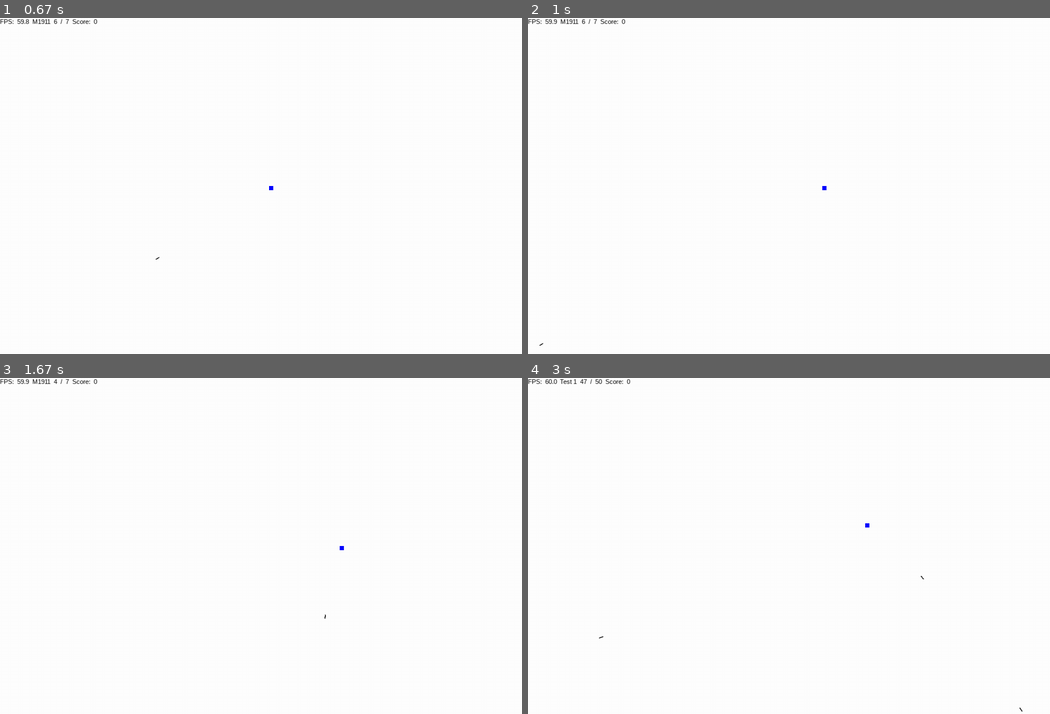
Above: before the commit, frames 1-4 (two rows, left to right).
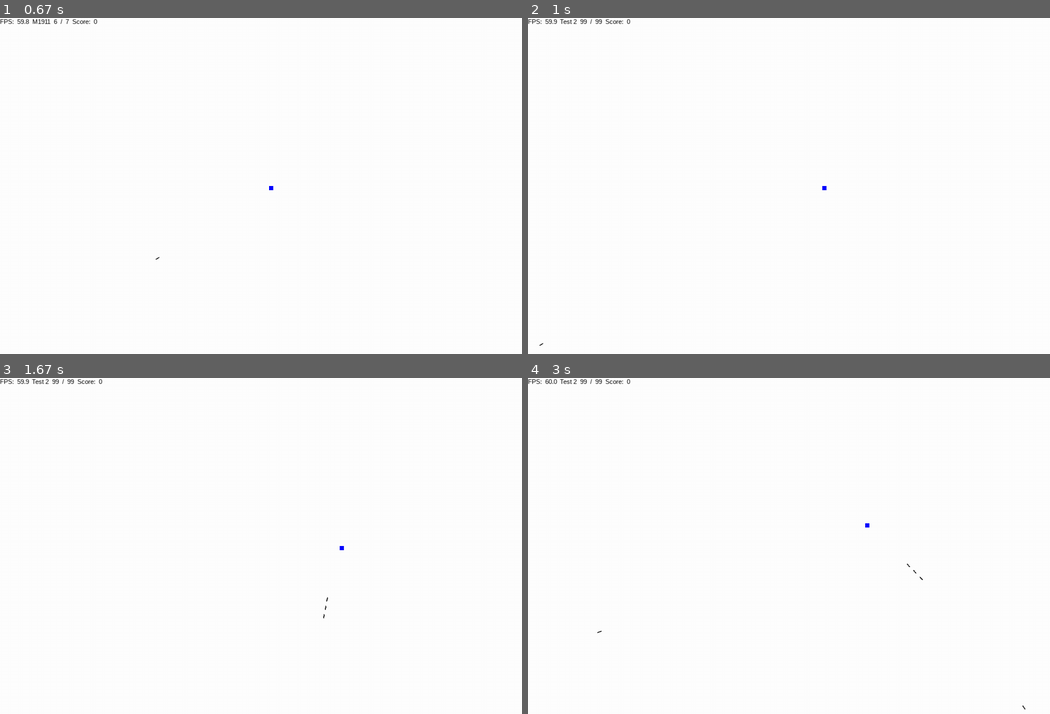
Above: after the commit, the same moments.

Repository: zwang20/Chaos
Game: pygame game, started from main.py
Same seed, same stepped clock (60 frames per second), same inputs: the game is played once before the commit and once after it.
Inputs (mouse positions are in pixels of both pictures, inside the frame that each line leads up to):
- Up to frame 1 (0.67 s): click (250, 199) at 0.38 s
- Up to frame 2 (1 s): hold 4 from 0.67 s (still down); hold Right from 0.67 s (still down); move the mouse to (799, 209) at 0.7 s
- Up to frame 3 (1.67 s): release 4 at 1.13 s; release Right at 1.13 s; hold Right 1.17-1.63 s; move the mouse to (323, 619) at 1.2 s; tap Space at 1.23, 1.53 s; tap 4 at 1.32 s
- Up to frame 4 (3 s): hold Up 1.67-1.97 s; move the mouse to (632, 495) at 1.7 s; tap Space at 1.73, 2.07, 2.37, 2.57, 2.87 s; hold Right 2-2.47 s; move the mouse to (627, 623) at 2.03 s; tap 3 at 2.15 s; hold Left from 2.5 s (still down); move the mouse to (992, 663) at 2.53 s; tap 4 at 2.65 s

Frame 1 is identical in both runs. In frame 2, 0.1% of the frame differs, in the area x 6-20%, y 0-2%; in frame 3, 0.1%, in the area x 6-63%, y 0-72%; in frame 4, less than 0.1%.

Commit message:
Minor changes

Diff:
--- a/main.py
+++ b/main.py
@@ -418,7 +418,8 @@
     weapons_old = {
     0: {'name': 'M1911',  'max_ammo': 7,  'cooldown_time': 10, 'burst': False, 'burst_count': 1, 'burst_time': 0, 'reload_time': 60 , 'ammo' : 7 , 'sound': pistol_sound},
     1: {'name': 'M16'  ,  'max_ammo': 20, 'cooldown_time': 8,  'burst': True,  'burst_count': 3, 'burst_time': 2, 'reload_time': 180, 'ammo' : 20, 'sound': rifle_sound },
-    2: {'name': 'Test 1', 'max_ammo': 50, 'cooldown_time': 5,  'burst': False, 'burst_count': 1, 'burst_time': 0, 'reload_time': 180, 'ammo' : 50, 'sound': rifle_sound }
+    2: {'name': 'Test 1', 'max_ammo': 50, 'cooldown_time': 5,  'burst': False, 'burst_count': 1, 'burst_time': 0, 'reload_time': 180, 'ammo' : 50, 'sound': rifle_sound },
+    3: {'name': 'Test 2', 'max_ammo': 99, 'cooldown_time': 1,  'burst': False, 'burst_count': 1, 'burst_time': 0, 'reload_time': 0,   'ammo' : 50, 'sound': rifle_sound },
     }
 
     weapons = {
@@ -539,6 +540,9 @@
         if keys[pygame.K_3]:
             player.weapon = 2
 
+        if keys[pygame.K_4]:
+            player.weapon = 3
+
         # Pause
         if keys[pygame.K_p] or keys[pygame.K_ESCAPE]:
             pause = True
